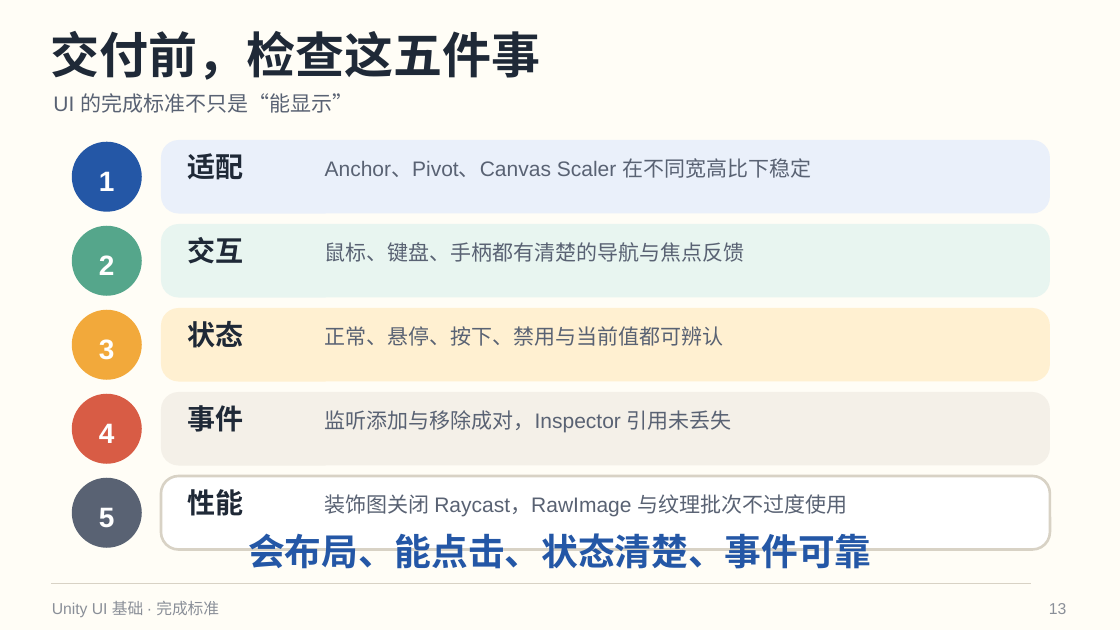
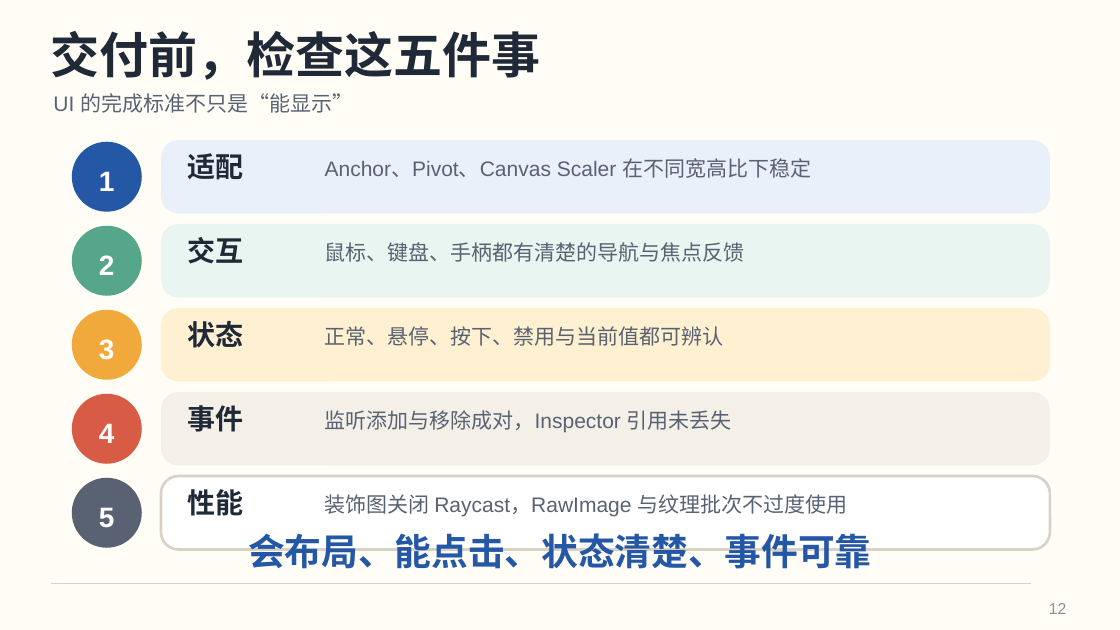
Before and after one commit to hakadao-max/Building, a slide deck: slide 12 of pdf/04_UnityUI基础_UGUI控件.pptx (slide 13 before the commit). Drawn at 1120x630 pixels with LibreOffice and Linux fonts; fonts in the diff are those of the drawing. Boxes give left, top, right and bottom in pixels: in the first picture for what was removed or moved away, otherwise in the second. Text is boxed around its words. In the diff, an @@ line names an element or a change of style, - is before the commit and + after.

```diff
--- a/pdf/04_UnityUI基础_UGUI控件.pptx
+++ b/pdf/04_UnityUI基础_UGUI控件.pptx
@@ text removed at bbox=[52, 601, 219, 617] @@
-Unity UI 基础 · 完成标准
@@ page number at bbox=[1049, 603, 1066, 614]: text changed @@
-13
+12
```
Also in this commit, not shown: 11 other slides changed, 1 slide removed, 11 other files.
